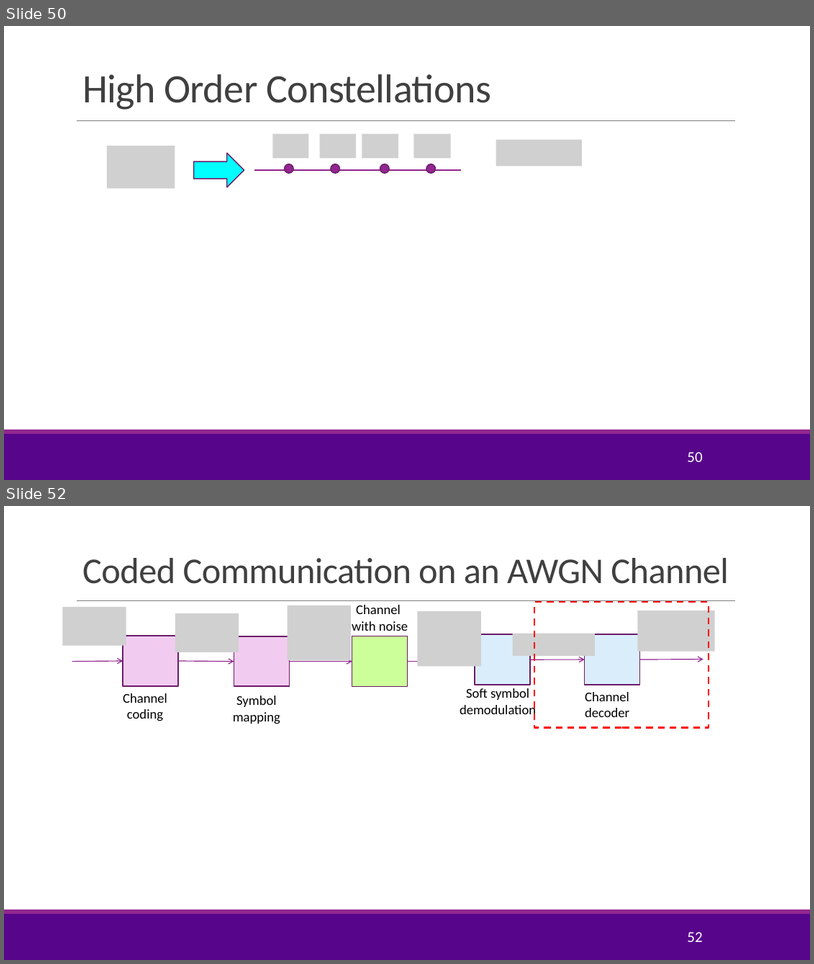
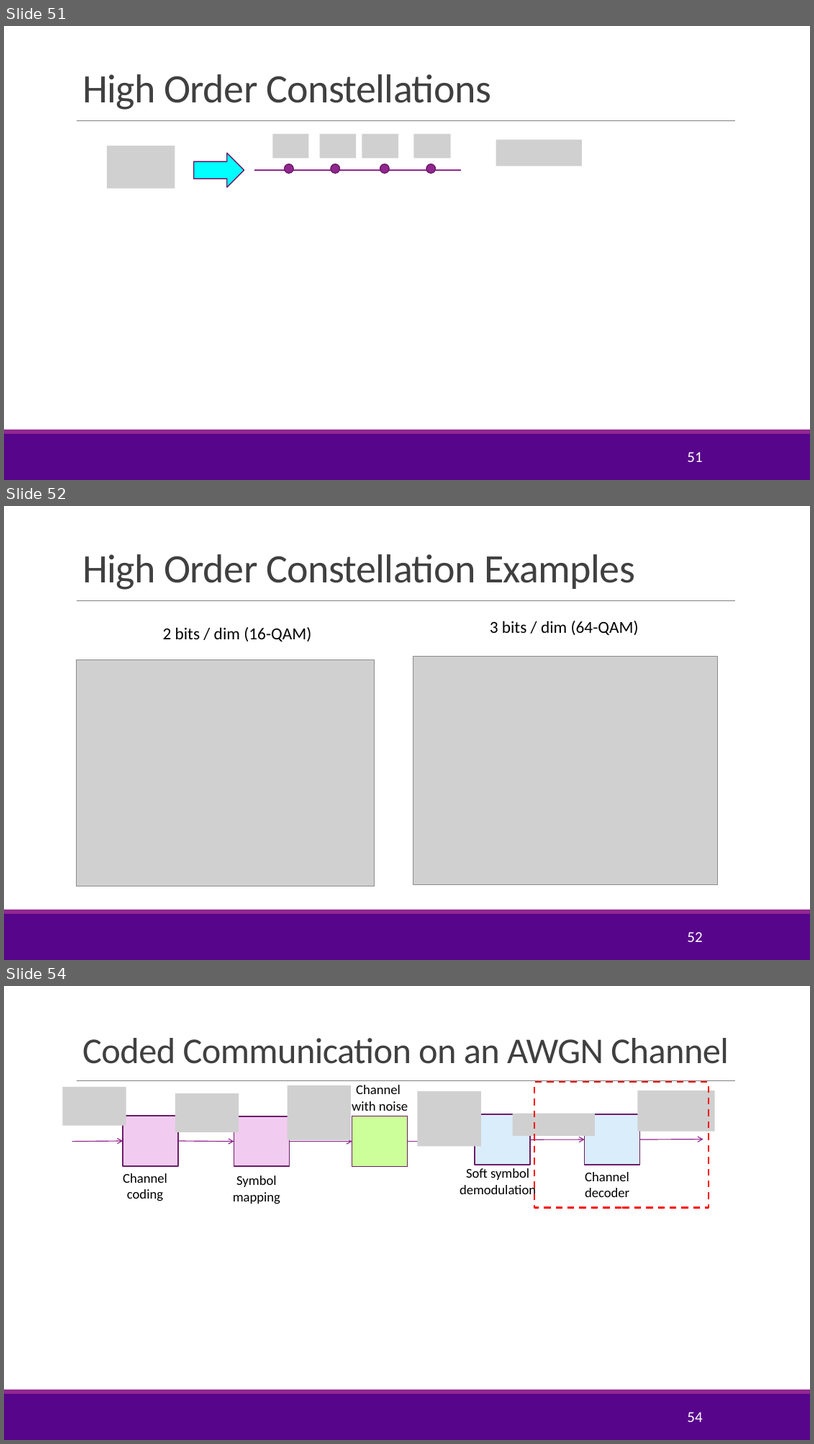
Before and after one commit to sdrangan/wirelesscomm, a slide deck: lectures/Unit04_Coding.pptx. Shown one above the other, each under a label of ours: slides 50 and 52 before the commit, slides 51, 52 and 54 after it; the slides between them are not shown. The pictures are 814x964 and 814x1444 pixels, drawn with LibreOffice and Linux fonts; fonts in the diff are those of the drawing; grey boxes stand for pictures; background and template pictures are left out. Boxes give left, top, right and bottom in pixels: in the first picture for what was removed or moved away, otherwise in the second. Text is boxed around its words. In the diff, an @@ line names an element or a change of style, - is before the commit and + after.

```diff
--- a/lectures/Unit04_Coding.pptx
+++ b/lectures/Unit04_Coding.pptx
@@ slide 52 added at (4, 506, 810, 960), background #FFFFFF; not listed: 3 template elements that a slide beside it also shows @@
@@ title added at (82, 554, 635, 590), 48 pt, text #404040 @@
+High Order Constellation Examples
@@ text added at (163, 627, 311, 641), 20 pt, text #000000 @@
+2 bits / dim (16-QAM)
@@ text added at (490, 620, 639, 635), 20 pt, text #000000 @@
+3 bits / dim (64-QAM)
@@ picture added at (414, 656, 718, 884) @@
@@ picture added at (77, 659, 375, 886) @@
@@ page number added at (687, 932, 702, 942), 18 pt, text #FFFFFF @@
+52
@@ what was slide 50 is now slide 51 @@
@@ page number at (687, 452, 702, 462): text changed @@
-50
+51
@@ what was slide 52 is now slide 54 @@
@@ page number at (687, 1412, 702, 1422): text changed @@
-52
+54
```
Also in this commit, not shown: 8 slides changed, 10 other slides added, 3 slides removed, 3 other files.
